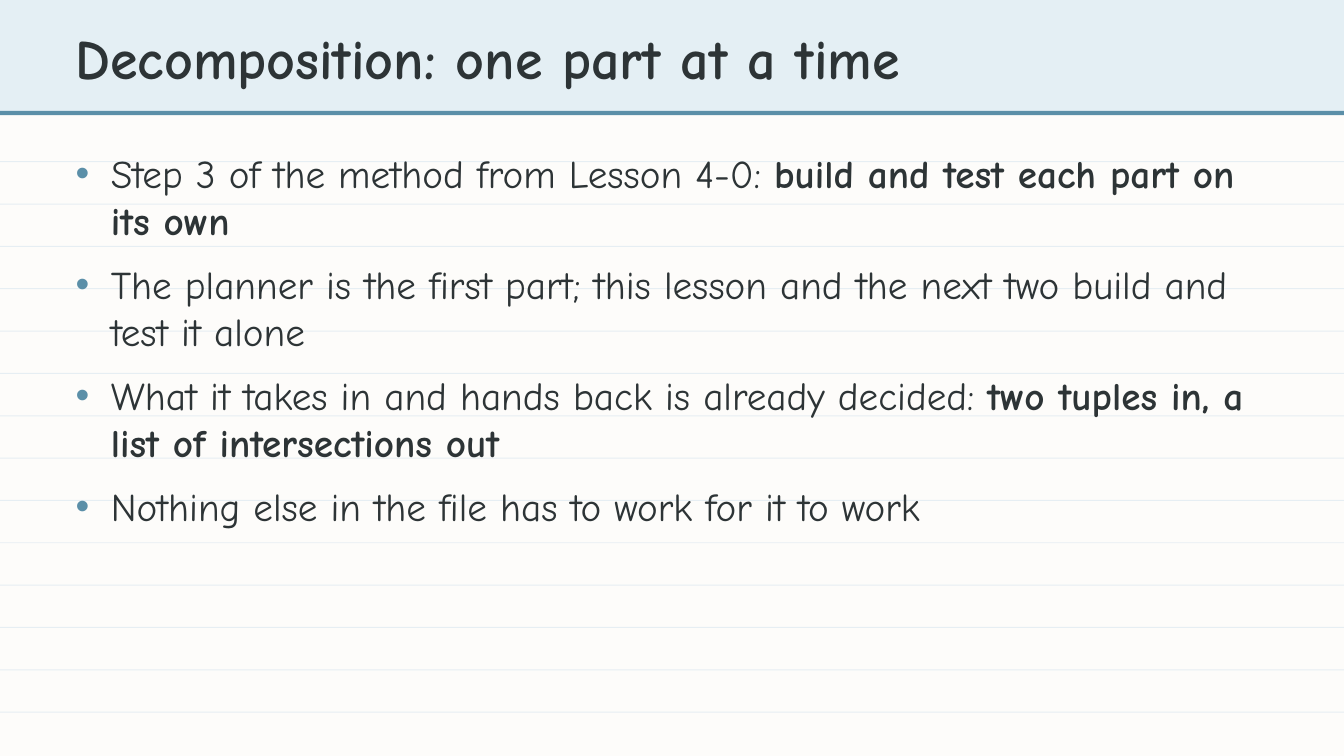
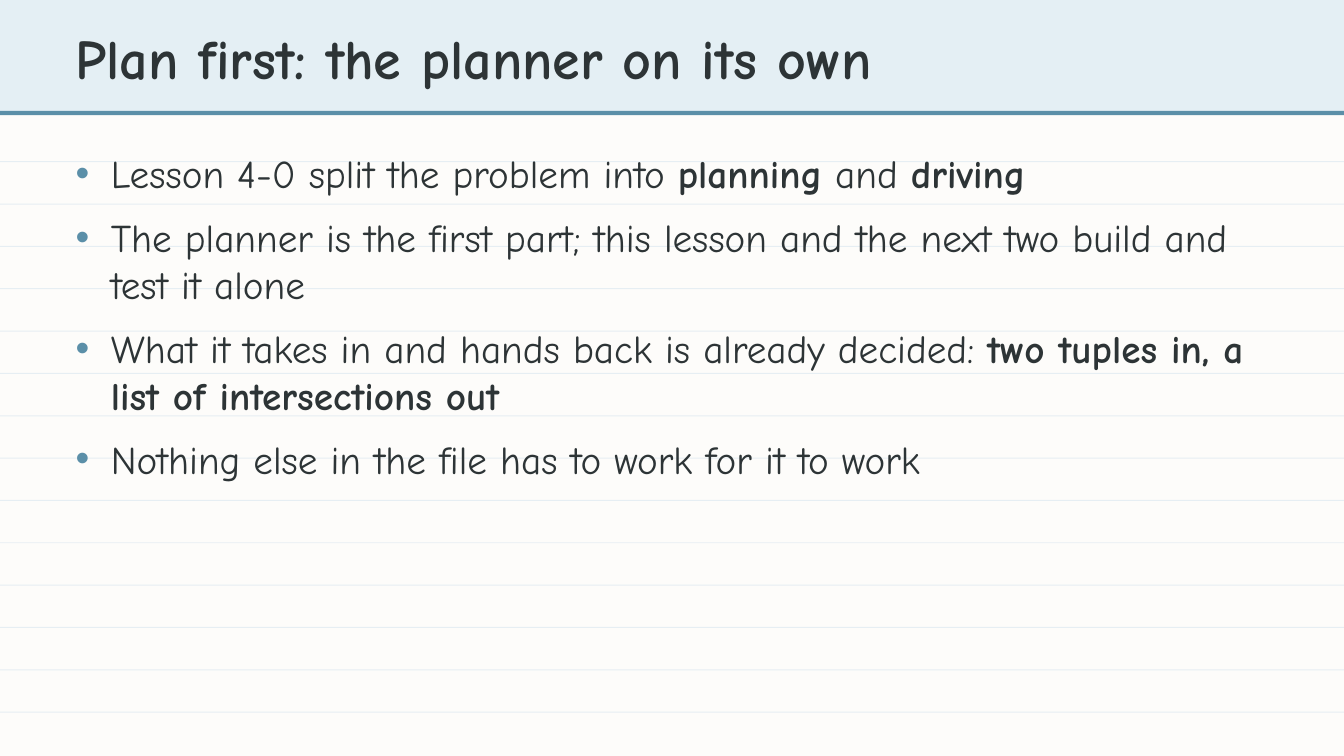
Before and after one commit to bradamiller/LearningPython, a slide deck: slide 15 of static/slides/module-04-manhattan/module-4-lesson-04-the-manhattan-algorithm.pptx. Drawn at 1344x756 pixels with LibreOffice and Linux fonts; fonts in the diff are those of the drawing. Boxes give left, top, right and bottom in pixels: in the first picture for what was removed or moved away, otherwise in the second. Text is boxed around its words. In the diff, an @@ line names an element or a change of style, - is before the commit and + after.

```diff
--- a/static/slides/module-04-manhattan/module-4-lesson-04-the-manhattan-algorithm.pptx
+++ b/static/slides/module-04-manhattan/module-4-lesson-04-the-manhattan-algorithm.pptx
@@ text at bbox=[76, 41, 872, 89]: text changed @@
-Decomposition: one part at a time
+Plan first: the planner on its own
@@ text at bbox=[111, 161, 1026, 196]: text changed @@
-• Step 3 of the method from Lesson 4-0: build and test each part on its own
+• Lesson 4-0 split the problem into planning and driving
```
Also in this commit, not shown: 15 other files.
